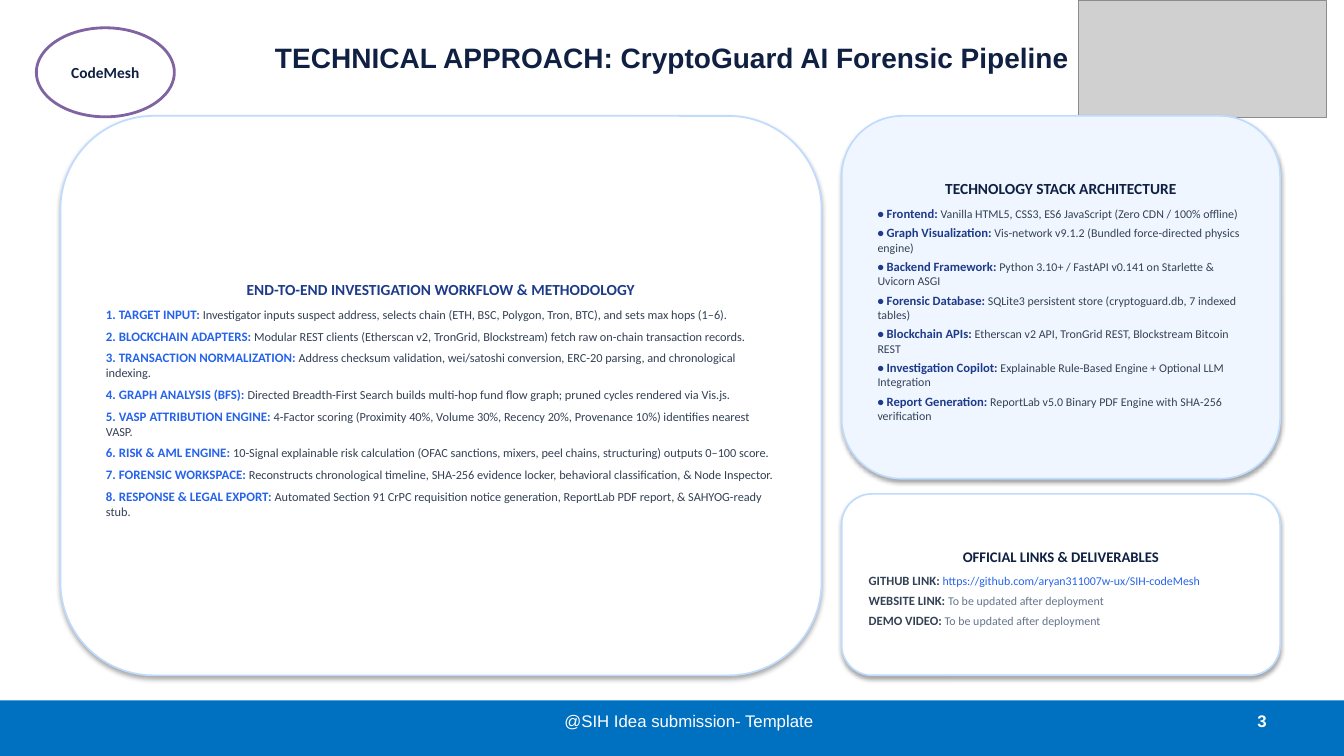
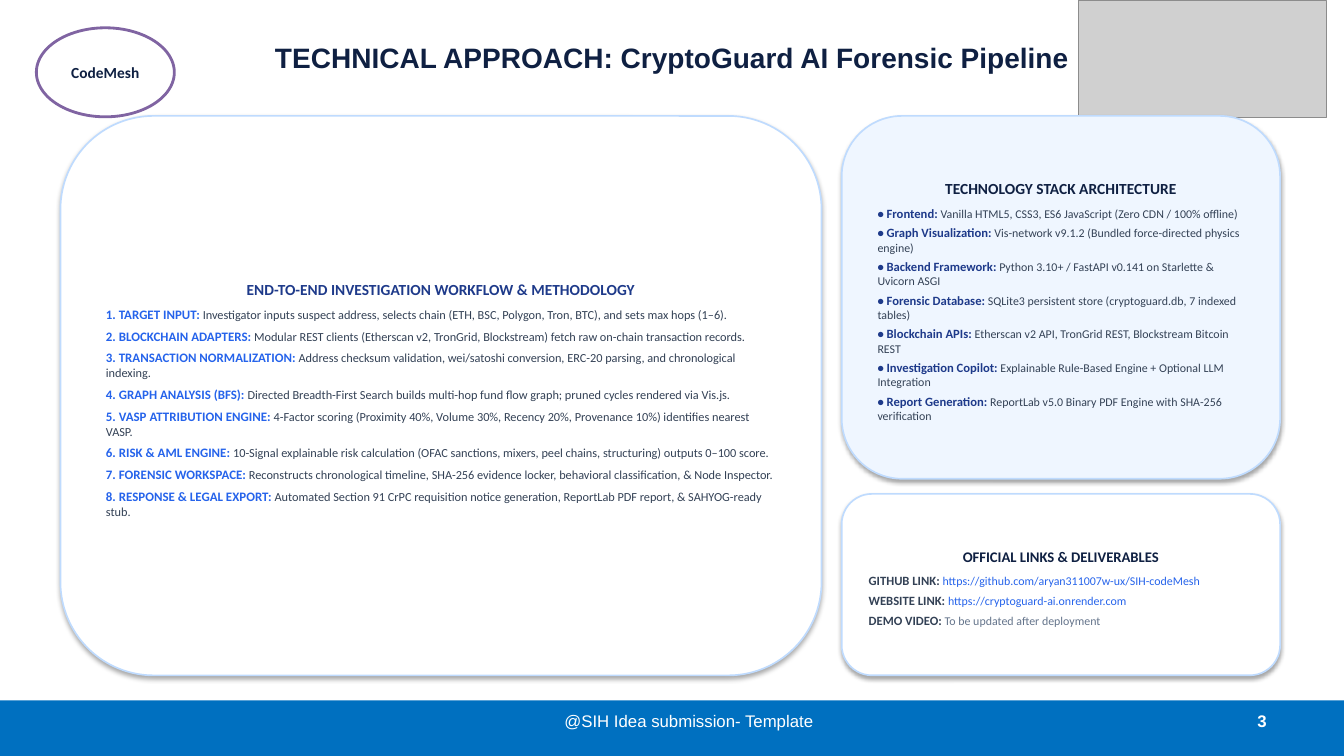
Before and after one commit to aryan311007w-ux/SIH-codeMesh, a slide deck: slide 3 of FINAL_SIH26182_CryptoGuard_AI_6_SLIDE.pptx. Drawn at 1344x756 pixels with LibreOffice and Linux fonts; fonts in the diff are those of the drawing; grey boxes stand for pictures. Boxes give left, top, right and bottom in pixels: in the first picture for what was removed or moved away, otherwise in the second. Text is boxed around its words. In the diff, an @@ line names an element or a change of style, - is before the commit and + after.

Commit message:
feat: add Render deployment blueprint and update presentation with live URL https://cryptoguard-ai.onrender.com

```diff
--- a/FINAL_SIH26182_CryptoGuard_AI_6_SLIDE.pptx
+++ b/FINAL_SIH26182_CryptoGuard_AI_6_SLIDE.pptx
@@ text in rounded rectangle at box(869, 596, 1126, 607): text changed; text colour #64748B to #2563EB @@
-WEBSITE LINK: To be updated after deployment
+WEBSITE LINK: https://cryptoguard-ai.onrender.com
```
Also in this commit, not shown: 1 other slide changed, 10 other files.
